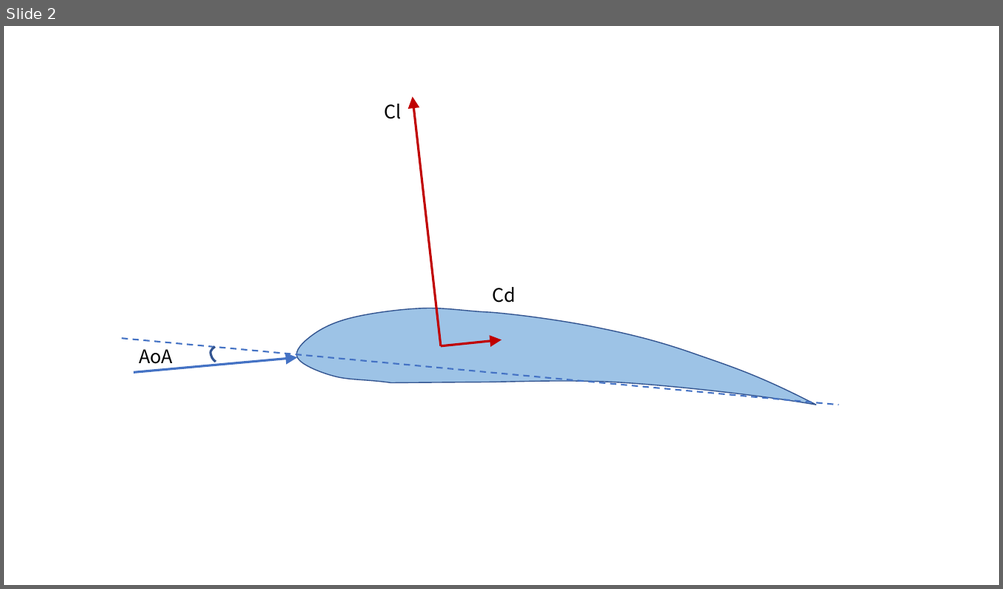
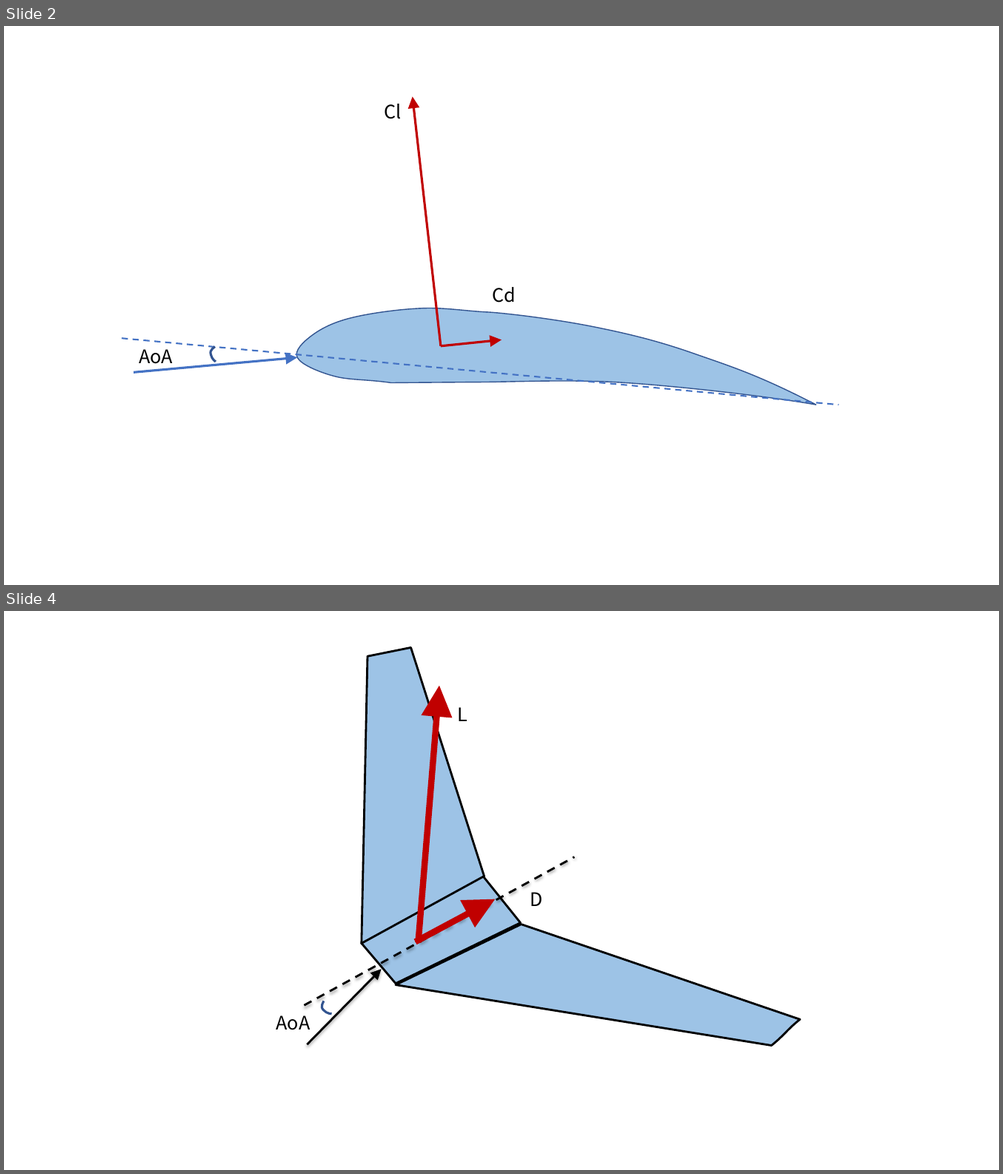
Before and after one commit to zeta-plusplus/AircraftDynamics, a slide deck: figs/makeFigs.pptx. Shown one above the other, each under a label of ours: slide 2 before the commit, slides 2 and 4 after it; the slides between them are not shown. The pictures are 1003x589 and 1003x1174 pixels, drawn with LibreOffice and Linux fonts; fonts in the diff are those of the drawing. Boxes give left, top, right and bottom in pixels: in the first picture for what was removed or moved away, otherwise in the second. Text is boxed around its words. In the diff, an @@ line names an element or a change of style, - is before the commit and + after.

```diff
--- a/figs/makeFigs.pptx
+++ b/figs/makeFigs.pptx
@@ slide 4 added at box(4, 611, 999, 1170), background #FFFFFF @@
@@ group added at box(276, 647, 802, 1170): 4 freeform shapes, 3 arrows, 3 texts, 1 line @@
+AoA
+L
+D
```
Also in this commit, not shown: 4 other slides added, 18 other files.
